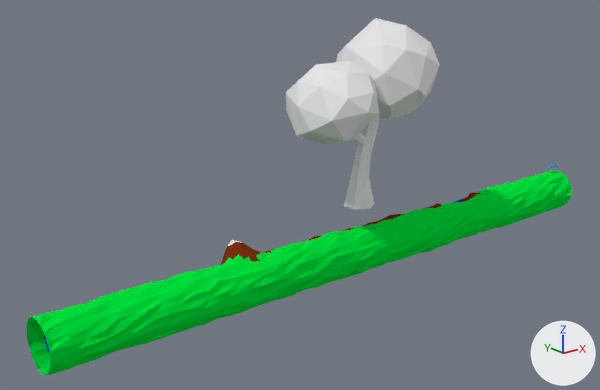
Two versions of the Blender file Blender/cilinder_01.blend, one commit apart.
Before and after are seen from a 50 mm lens placed at (-23.5, -25.3, 13.3), pointed at (-2.6, 0.9, 2.8). Lighting does not change. The marker at lower right points along +X, +Y and +Z.
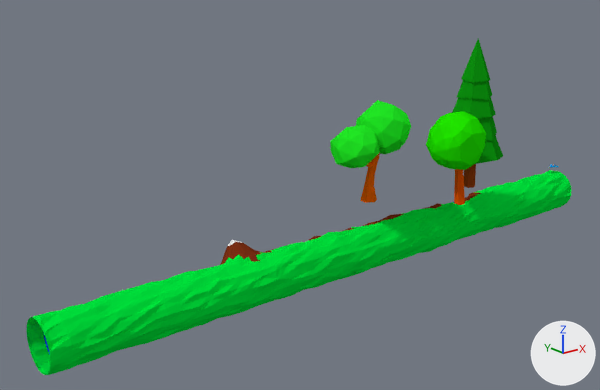
Location of each change, [x1, y1, x2, y2] in pixels of the pictures (600 x 390 px):
'Icosphere', recoloured, moved, rescaled (47% narrower, 46% shorter): before [286, 18, 440, 210]; after [330, 100, 411, 203]
'Icosphere.001', added (green): after [426, 112, 486, 205]
    faces in mat_tree_leaves (green #21e700): [426, 112, 486, 170]
    faces in mat_tree_wood (orange #e75400): [454, 169, 465, 205]
'Circle', added (green): after [452, 38, 503, 188]
    faces in mat_pine_leaves (green #0e9611): [452, 38, 503, 164]
    faces in mat_pine_wood (brown #964011): [464, 164, 476, 188]
part 1 of me_icosphere, recoloured: before [353, 115, 380, 158]; after [366, 152, 380, 175]
part 2 of me_icosphere, recoloured: before [344, 156, 374, 210]; after [360, 175, 377, 203]
part 3 of me_icosphere, recoloured: before [286, 18, 440, 144]; after [330, 100, 411, 168]

The change, as a list of edits to the scene's bpy script:
```text
Add mat_double_tree_wood:
    mat_double_tree_wood = diffuse_material('double_tree_wood')
    mat_double_tree_wood.base_color = (0.8, 0.112, 0.0)  # orange #e75e00
Add mat_double_tree_leaves:
    mat_double_tree_leaves = diffuse_material('double_tree_leaves')
    mat_double_tree_leaves.base_color = (0.0156, 0.8, 0.0182)  # green #22e725
Add mat_pine_wood:
    mat_pine_wood = diffuse_material('pine_wood')
    mat_pine_wood.base_color = (0.303, 0.0509, 0.00554)  # brown #964011
Add mat_pine_leaves:
    mat_pine_leaves = diffuse_material('pine_leaves')
    mat_pine_leaves.base_color = (0.00457, 0.303, 0.00559)  # green #0e9611
Add mat_tree_leaves:
    mat_tree_leaves = diffuse_material('tree_leaves')
    mat_tree_leaves.base_color = (0.0155, 0.8, 0.0)  # green #21e700
Add mat_tree_wood:
    mat_tree_wood = diffuse_material('tree_wood')
    mat_tree_wood.base_color = (0.8, 0.0886, 0.0)  # orange #e75400
Change me_icosphere:
    where me_icosphere.from_pydata(...)  # 125 vertices, 171 faces; spans x -5.51..2.43, y -2.51..2.17, z -6.48..2.65
    used by ob_icosphere; location = (1.54, 0.32, 7.57); scale = (0.902, 1.0, 0.854)
    me_icosphere part 1: all 30 faces centred in x -2.89..-0.65, y -0.57..-0.06, z -3.28..-1.87 switch from no material to mat_double_tree_wood (orange #e75e00)
    me_icosphere part 2: all 19 faces centred in x -2.29..-1.11, y -0.78..0.14, z -6.48..-4.45 switch from no material to mat_double_tree_wood (orange #e75e00)
    me_icosphere part 3: 122 of the faces centred in x -5.35..2.17, y -2.31..1.97, z -2.66..2.55 switch from no material to mat_double_tree_leaves (green #21e725)
Add me_circle:
    me_circle.from_pydata(...)  # 80 vertices, 54 faces; spans x -2.75..2.75, y -3.09..3.18, z 0.06..13.84
    # faces by material slot: [24, 30]
    me_circle.materials.append(mat_pine_wood)  # brown #964011
    me_circle.materials.append(mat_pine_leaves)  # green #0e9611
Add me_icosphere_002:
    me_icosphere_002.from_pydata(...)  # 66 vertices, 112 faces; spans x -0.98..0.95, y -1.01..0.99, z -2.16..0.99
    # faces by material slot: [104, 8]
    me_icosphere_002.materials.append(mat_tree_leaves)  # green #21e700
    me_icosphere_002.materials.append(mat_tree_wood)  # orange #e75400
Change ob_icosphere:
    ob_icosphere.location: (1.54, 0.32, 7.57) -> (1.54, 0.32, 5.1)
    ob_icosphere.scale: (0.902, 1.0, 0.854) -> (0.492, 0.546, 0.466)
Add ob_circle:
    ob_circle = bpy.data.objects.new('Circle', me_circle)
    ob_circle.location = (6.01, -1.05, 1.98)
    ob_circle.scale = (0.499, 0.499, 0.499)
Add ob_icosphere_001:
    ob_icosphere_001 = bpy.data.objects.new('Icosphere.001', me_icosphere_002)
    ob_icosphere_001.location = (3.31, -2.46, 4.82)
    ob_icosphere_001.rotation_euler = (0.0, 0.0, -0.76)  # degrees (0, 0, -44)
    ob_icosphere_001.scale = (1.31, 1.31, 1.31)
```
